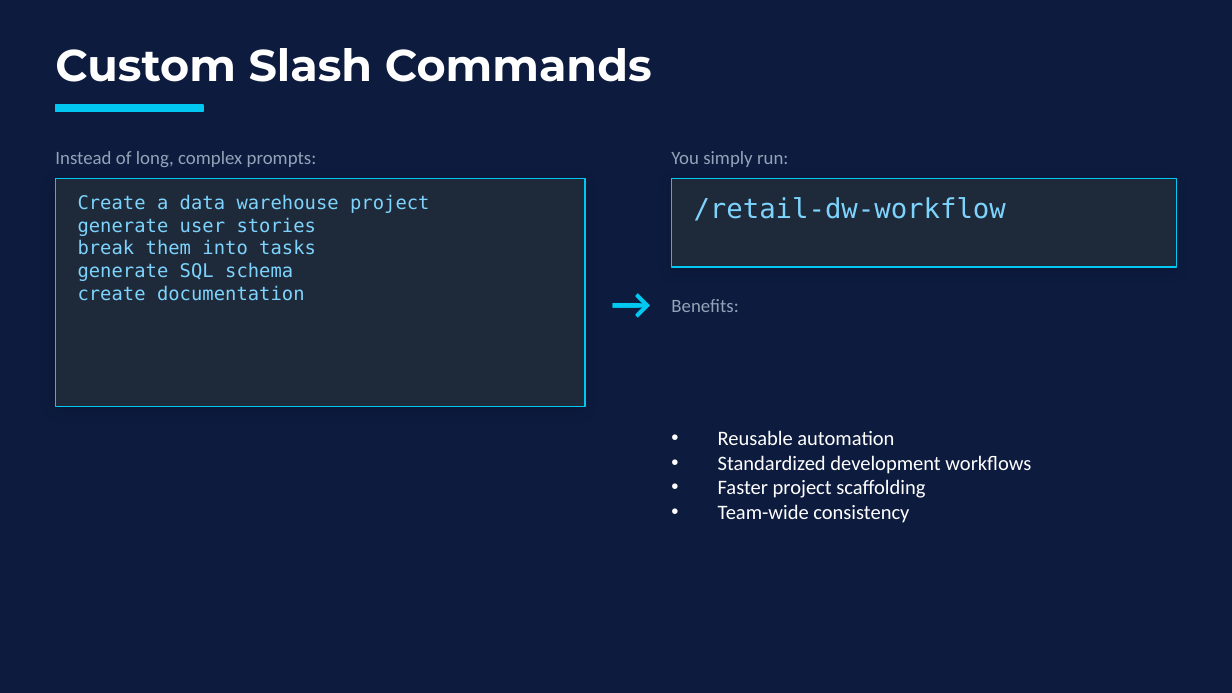
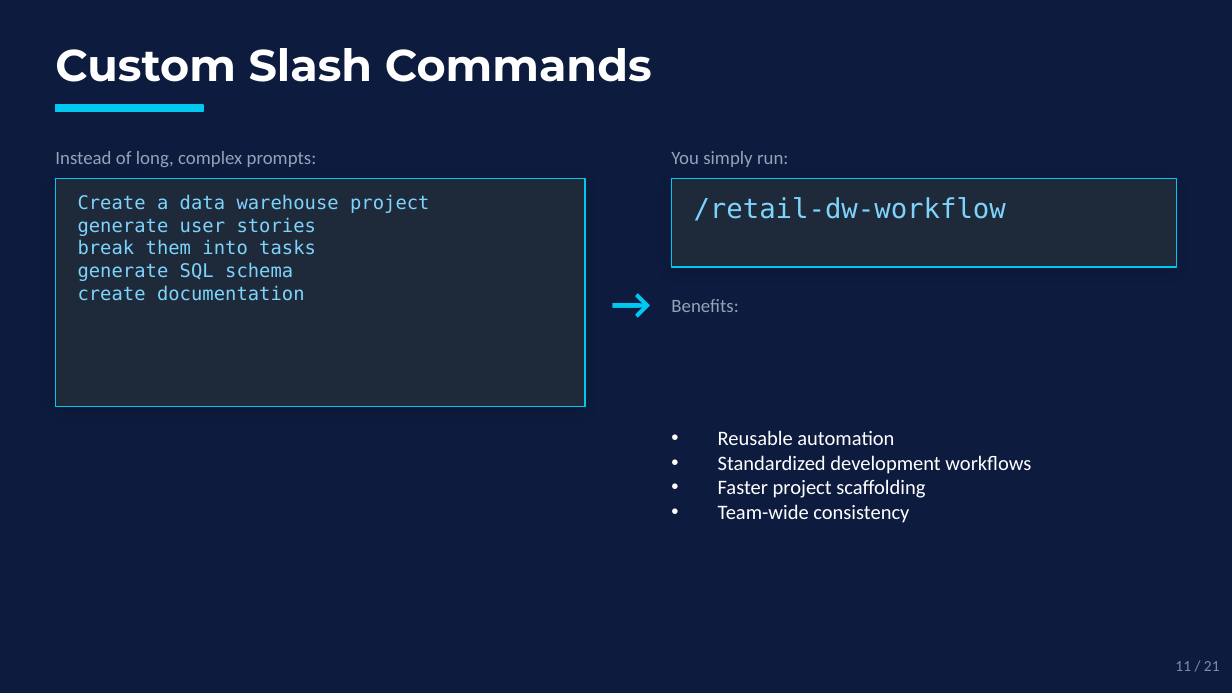
Before and after one commit to jagarlamudisrinath/codex_demo, a slide deck: slide 11 of Codex_AI_Agent_Demo.pptx (slide 10 before the commit). Drawn at 1232x693 pixels with LibreOffice and Linux fonts; fonts in the diff are those of the drawing. Boxes give left, top, right and bottom in pixels: in the first picture for what was removed or moved away, otherwise in the second. Text is boxed around its words. In the diff, an @@ line names an element or a change of style, - is before the commit and + after.

```diff
--- a/Codex_AI_Agent_Demo.pptx
+++ b/Codex_AI_Agent_Demo.pptx
@@ text added at [1175, 661, 1220, 671], 9 pt, text #7B8EA8 @@
+11 / 21
```
Also in this commit, not shown: 17 other slides changed, 2 slides added, 1 slide removed.
